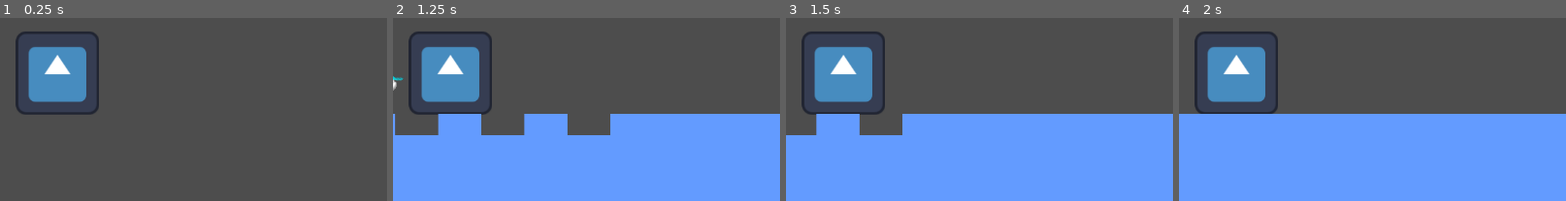
Above: before the commit, frames 1-4 (left to right).
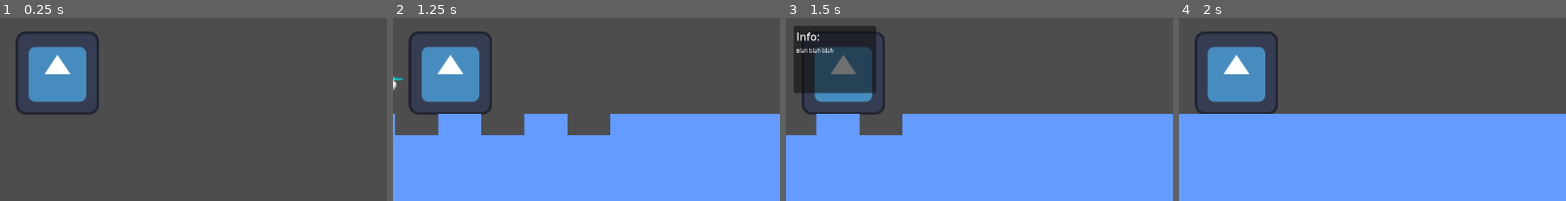
Above: after the commit, the same moments.

Repository: SilentPrincess108/jumpstart_game
Game: Godot game, scene res://scenes/level.tscn
The game is run twice, just before and just after one commit, with the same random seed, the same clock (stepped at 60 frames per second) and the same inputs. This scene is started directly instead of the project's main scene. The engine's default icon, where the game draws it, is replaced by a stand-in: a white triangle on a blue panel in a dark square.
Inputs (mouse positions are % of the whole screen's width and height, from its top left):
- Up to frame 1 (0.25 s): no input
- Up to frame 2 (1.25 s): tap Enter at 0.5 s; move the mouse to (72, 35) at 0.52 s; hold D (right) from 0.53 s (still down)
- Up to frame 3 (1.5 s): keep holding D (right); move the mouse to (30, 47) at 1.27 s
- Up to frame 4 (2 s): keep holding D (right)
The pictures show only the part of the screen within x 42-92%, y 25-75%; the shares and areas given below are measured in that part.

Frames 1-2 are identical in both runs. In frame 3, 7.4% of the frame differs, in the area x 2-24%, y 4-42%; in frame 4, nothing differs.

Commit message:
Added item info pop up, not proper

Diff:
--- a/project.godot
+++ b/project.godot
@@ -14,6 +14,10 @@
 run/main_scene="uid://baxpx50ne2e6i"
 config/features=PackedStringArray("4.4", "Mobile")
 config/icon="res://icon.svg"
+
+[autoload]
+
+PopUps="*res://scenes/pop_ups.tscn"
 
 [editor_plugins]
 
--- a/scenes/bot.tscn
+++ b/scenes/bot.tscn
@@ -4,10 +4,11 @@
 [ext_resource type="Script" uid="uid://cmdg3v50ru8hb" path="res://scripts/bot.gd" id="1_qpkb6"]
 
 [sub_resource type="CapsuleShape2D" id="CapsuleShape2D_qpkb6"]
-radius = 18.0
-height = 62.0
+radius = 22.0
+height = 70.0
 
 [node name="bot" type="Area2D"]
+position = Vector2(565, 298)
 script = ExtResource("1_qpkb6")
 
 [node name="Sprite2D" type="Sprite2D" parent="."]
@@ -18,3 +19,6 @@
 [node name="CollisionShape2D" type="CollisionShape2D" parent="."]
 position = Vector2(-3, 1)
 shape = SubResource("CapsuleShape2D_qpkb6")
+
+[connection signal="mouse_entered" from="." to="." method="_on_mouse_entered"]
+[connection signal="mouse_exited" from="." to="." method="_on_mouse_exited"]
--- /dev/null
+++ b/scenes/pop_ups.tscn
@@ -0,0 +1,32 @@
+[gd_scene load_steps=2 format=3 uid="uid://bumjgupwpwq0e"]
+
+[ext_resource type="Script" uid="uid://2ghdu53lqjjs" path="res://scripts/pop_ups.gd" id="1_5ftwq"]
+
+[node name="PopUps" type="Control"]
+layout_mode = 3
+anchors_preset = 0
+offset_right = 40.0
+offset_bottom = 40.0
+script = ExtResource("1_5ftwq")
+
+[node name="UI" type="CanvasLayer" parent="."]
+
+[node name="ItemPopUp" type="PopupPanel" parent="UI"]
+unique_name_in_owner = true
+position = Vector2i(500, 250)
+size = Vector2i(123, 100)
+
+[node name="VBoxContainer" type="VBoxContainer" parent="UI/ItemPopUp"]
+offset_left = 4.0
+offset_top = 4.0
+offset_right = 119.0
+offset_bottom = 96.0
+
+[node name="Label" type="Label" parent="UI/ItemPopUp/VBoxContainer"]
+layout_mode = 2
+text = "Info:"
+
+[node name="Label2" type="Label" parent="UI/ItemPopUp/VBoxContainer"]
+layout_mode = 2
+theme_override_font_sizes/font_size = 8
+text = "Blah blah blah"
--- a/scripts/bot.gd
+++ b/scripts/bot.gd
@@ -1,5 +1,4 @@
 extends Area2D
-
 
 # Called when the node enters the scene tree for the first time.
 func _ready() -> void:
@@ -9,3 +8,12 @@
 # Called every frame. 'delta' is the elapsed time since the previous frame.
 func _process(delta: float) -> void:
 	pass
+
+
+func _on_mouse_entered() -> void:
+	PopUps.ItemPopUp(null, null)
+
+
+
+func _on_mouse_exited() -> void:
+	PopUps.HideItemPopup()
--- /dev/null
+++ b/scripts/pop_ups.gd
@@ -0,0 +1,7 @@
+extends Control
+
+func ItemPopUp(slot, item):
+	%ItemPopUp.popup()
+
+func HideItemPopup():
+	%ItemPopUp.hide()
Not shown, added: scripts/pop_ups.gd.uid
